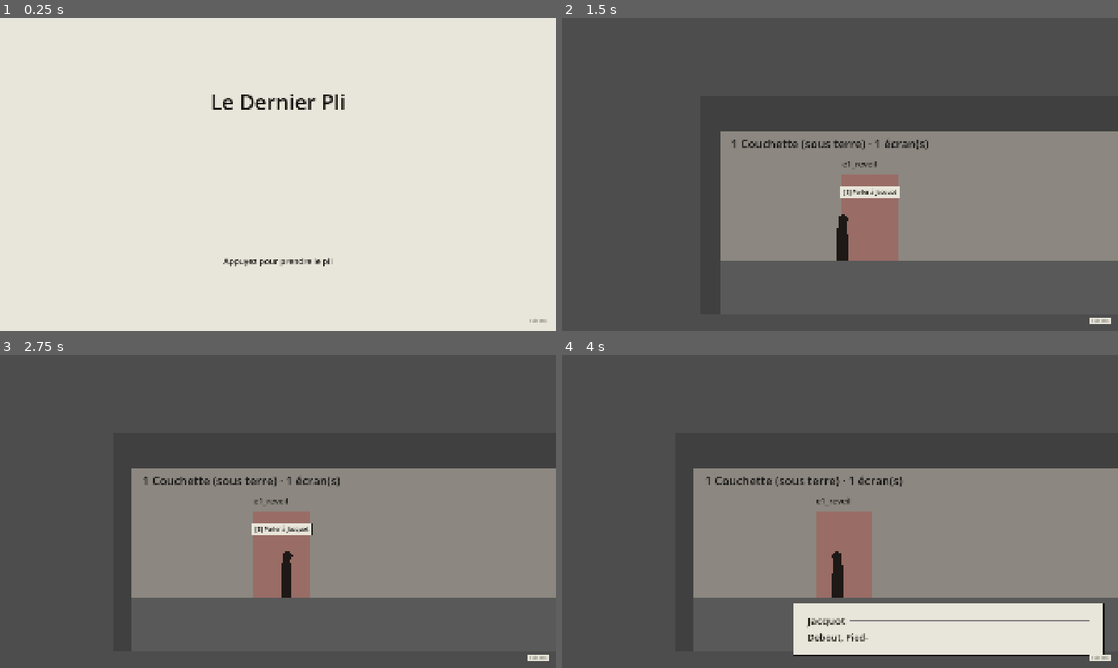
Above: before the commit, frames 1-4 (two rows, left to right).
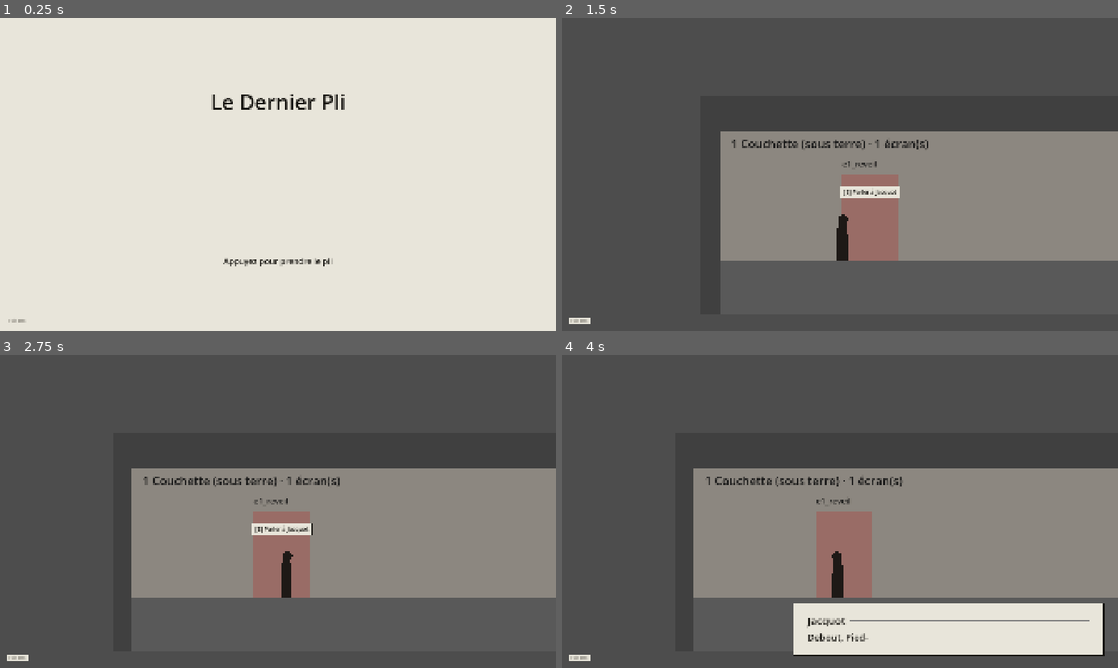
Above: after the commit, the same moments.

Repository: Mazklaus/le-dernier-pli
Game: Godot game, scene res://scenes/titre/titre.tscn
Same seed, same stepped clock (60 frames per second), same inputs: the game is played once before the commit and once after it.
Inputs (mouse positions are in pixels of both pictures, inside the frame that each line leads up to):
- Up to frame 1 (0.25 s): no input
- Up to frame 2 (1.5 s): tap Enter (ui_accept) at 0.5, 0.77 s; move the mouse to (962, 158) at 0.52 s; hold D (deplacer_droite) 0.53-1.25 s; tap 1 (choix_1) at 0.6 s; click (962, 158) at 0.67 s; drag from (728, 190) to (873, 237) at 1.27 s
- Up to frame 3 (2.75 s): move the mouse to (333, 442) at 2.02 s; hold D (deplacer_droite) from 2.03 s (still down); tap 3 (choix_3) at 2.1 s
- Up to frame 4 (4 s): release D (deplacer_droite) at 2.75 s; drag from (812, 574) to (673, 464) at 2.77 s; move the mouse to (1006, 558) at 3.52 s; press the mouse at (1006, 558) at 3.53 s; hold A (deplacer_gauche) from 3.53 s (still down); tap Enter (ui_accept) at 3.77 s

The runs differ from the first frame. In frame 1, less than 0.1% of the frame differs, in the area x 1-99%, y 96-98%; in frame 2, 0.2%, in the area x 1-99%, y 95-98%; in frame 3, 0.2%; in frame 4, 0.2%.

Commit message:
Déplace le SHA de build en bas à gauche
Demande UI/UX : le bas droit est pris par la bulle de dialogue. Ajoute aussi
bac_a_sable.dialogue aux fichiers POT, que Dialogue Manager réécrit à chaque import.

Co-Authored-By: Claude Opus 5.5 <noreply@anthropic.com>
Claude-Session: https://claude.ai/code/session_011WbKxDdi73Zi2hq6UYoBLy

Diff:
--- a/autoload/build_info.gd
+++ b/autoload/build_info.gd
@@ -1,5 +1,5 @@
 extends CanvasLayer
-## Autoload BuildInfo : affiche le SHA du commit en coin d'écran dans les builds debug,
+## Autoload BuildInfo : affiche le SHA du commit en bas à gauche dans les builds debug,
 ## pour que le QA le reporte dans chaque issue. Le fichier build_sha.txt est écrit par la CI.
 
 const FICHIER_SHA := "res://build_sha.txt"
@@ -26,10 +26,10 @@
 	label.add_theme_font_size_override(&"font_size", 12)
 	label.add_theme_color_override(&"font_color", Color("#4A463D"))
 	plaque.add_child(label)
-	plaque.set_anchors_and_offsets_preset(Control.PRESET_BOTTOM_RIGHT)
-	plaque.grow_horizontal = Control.GROW_DIRECTION_BEGIN
+	plaque.set_anchors_and_offsets_preset(Control.PRESET_BOTTOM_LEFT)
+	plaque.grow_horizontal = Control.GROW_DIRECTION_END
 	plaque.grow_vertical = Control.GROW_DIRECTION_BEGIN
-	plaque.offset_right = -24
+	plaque.offset_left = 24
 	plaque.offset_bottom = -24
 	plaque.mouse_filter = Control.MOUSE_FILTER_IGNORE
 	add_child(plaque)
--- a/project.godot
+++ b/project.godot
@@ -30,6 +30,10 @@
 
 gdscript/warnings/untyped_declaration=1
 
+[dialogue_manager]
+
+runtime/balloon_path="res://scenes/ui/bulle_dialogue/bulle_dialogue.tscn"
+
 [display]
 
 window/size/viewport_width=1920
@@ -38,10 +42,6 @@
 window/size/window_height_override=720
 window/stretch/mode="canvas_items"
 window/stretch/aspect="expand"
-
-[dialogue_manager]
-
-runtime/balloon_path="res://scenes/ui/bulle_dialogue/bulle_dialogue.tscn"
 
 [editor_plugins]
 
@@ -110,7 +110,7 @@
 
 [internationalization]
 
-locale/translations_pot_files=PackedStringArray("res://dialo …(358 unchanged characters)… ://dialogue/etape_01/e1_reveil.dialogue")
+locale/translations_pot_files=PackedStringArray("res://dialo …(358 unchanged characters)… ://dialogue/etape_01/e1_reveil.dialogue", "res://scenes/bac_a_sable/bac_a_sable.dialogue")
 
 [rendering]
 
Not shown, changed: CONTRIBUTING.md
